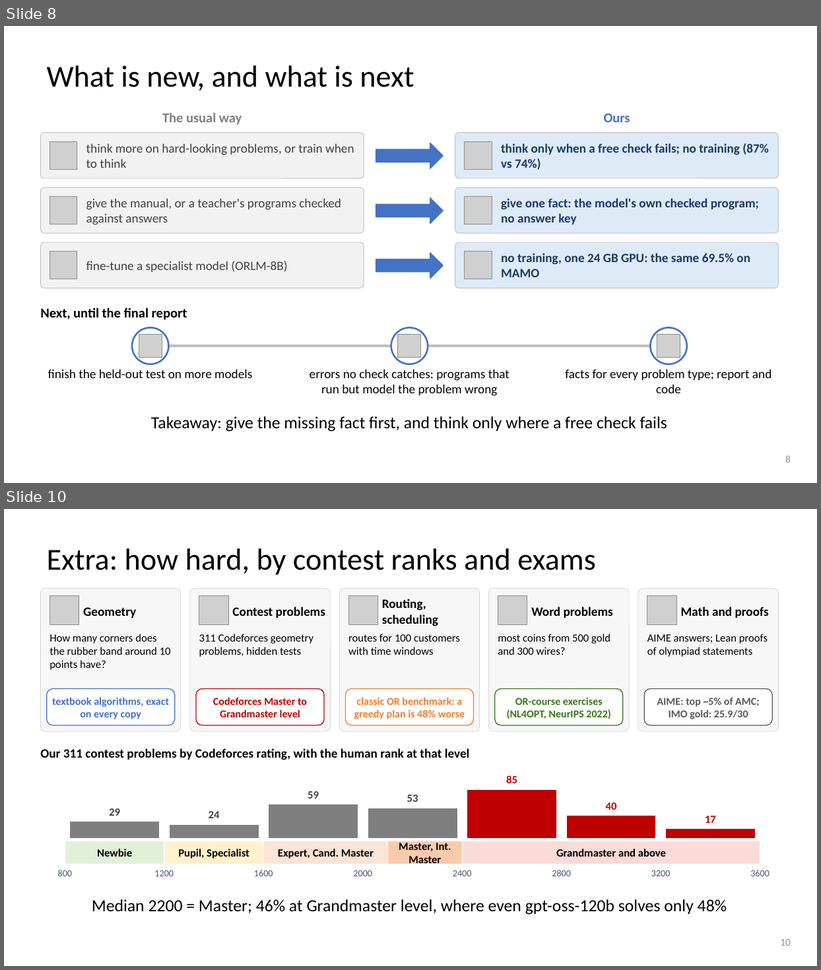
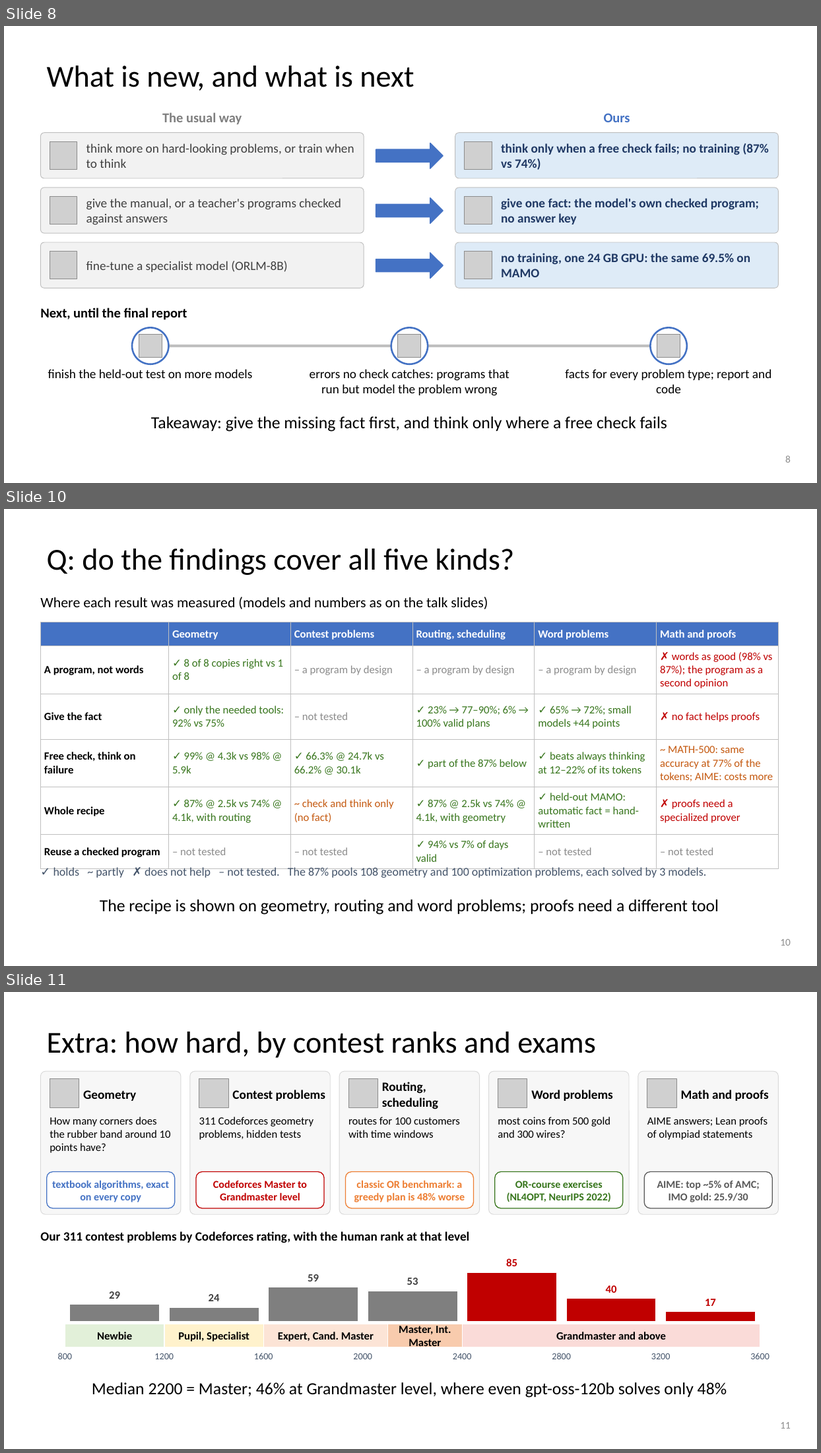
Before and after one commit to dlwns147/CSED490E_Project_Team5, a slide deck: PROPOSAL_slides.pptx. Shown one above the other, each under a label of ours: slides 8 and 10 before the commit, slides 8, 10 and 11 after it; the slides between them are not shown. The pictures are 821x970 and 821x1453 pixels, drawn with LibreOffice and Linux fonts; fonts in the diff are those of the drawing; grey boxes stand for pictures. Boxes give left, top, right and bottom in pixels: in the first picture for what was removed or moved away, otherwise in the second. Text is boxed around its words. In the diff, an @@ line names an element or a change of style, - is before the commit and + after.

```diff
--- a/PROPOSAL_slides.pptx
+++ b/PROPOSAL_slides.pptx
@@ slide 10 added at [4, 509, 817, 966], background #FFFFFF @@
@@ title added at [47, 549, 515, 575], 36 pt, text #000000 @@
+Q: do the findings cover all five kinds?
@@ text added at [40, 597, 488, 609], 17 pt, text #000000 @@
+Where each result was measured (models and numbers as on the talk slides)
@@ table added at [40, 622, 779, 865], 6 rows, 6 columns @@
+ | Geometry | Contest problems | Routing, scheduling | Word problems | Math and proofs
+A program, not words | ✓ 8 of 8 copies right vs 1 of 8 | – a program by design | – a program by design | – a program by design | ✗ words as good (98% vs 87%); the program as a second opinion
+Give the fact | ✓ only the needed tools: 92% vs 75% | – not tested | ✓ 23% → 77–90%; 6% → 100% valid plans | ✓ 65% → 72%; small models +44 points | ✗ no fact helps proofs
+Free check, think on failure | ✓ 99% @ 4.3k vs 98% @ 5.9k | ✓ 66.3% @ 24.7k vs 66.2% @ 30.1k | ✓ part of the 87% below | ✓ beats always thinking at 12–22% of its tokens | ~ MATH-500: same accuracy at 77% of the tokens; AIME: costs more
+Whole recipe | ✓ 87% @ 2.5k vs 74% @ 4.1k, with routing | ~ check and think only (no fact) | ✓ 87% @ 2.5k vs 74% @ 4.1k, with geometry | ✓ held-out MAMO: automatic fact = hand-written | ✗ proofs need a specialized prover
+Reuse a checked program | – not tested | – not tested | ✓ 94% vs 7% of days valid | – not tested | – not tested
@@ text added at [54, 867, 706, 878], 14 pt, text #44546A @@
+✓ holds ~ partly ✗ does not help – not tested. The 87% pools 108 geometry and 100 optimization problems, each solved by 3 models.
@@ text added at [100, 900, 719, 915], 20 pt, text #000000 @@
+The recipe is shown on geometry, routing and word problems; proofs need a different tool
@@ page number added at [780, 939, 791, 946], 12 pt, text #8C8C8C @@
+10
@@ what was slide 10 is now slide 11 @@
@@ page number at [780, 1422, 791, 1429]: text changed @@
-10
+11
```
Also in this commit, not shown: 10 slides changed, 10 other files.
